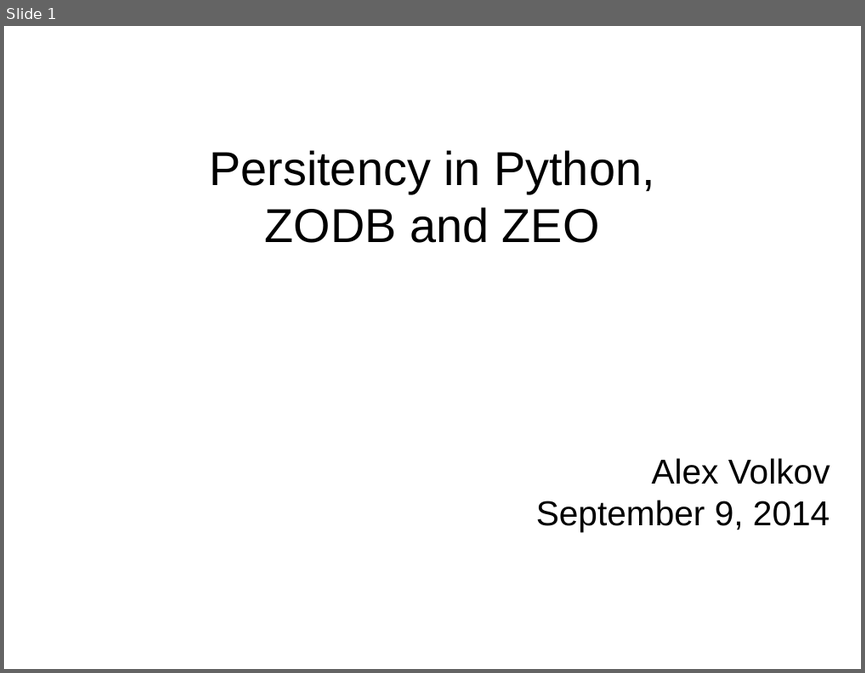
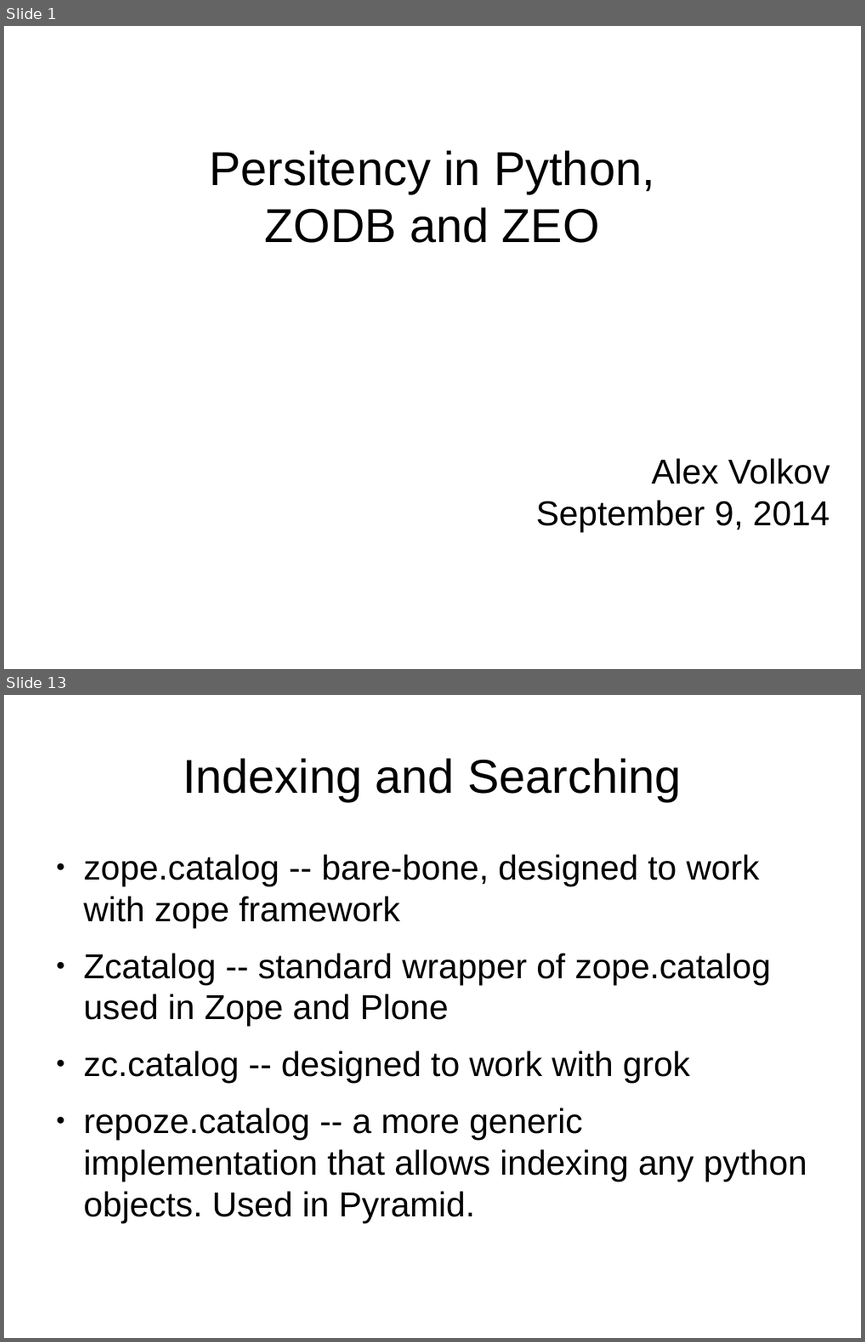
Before and after one commit to avolkov/ZODB-talk, a slide deck: media/presentation.odp. Shown one above the other, each under a label of ours: slide 1 before the commit, slides 1 and 13 after it; the slides between them are not shown. The pictures are 865x673 and 865x1342 pixels, drawn with LibreOffice and Linux fonts; fonts in the diff are those of the drawing. Boxes give left, top, right and bottom in pixels: in the first picture for what was removed or moved away, otherwise in the second. Text is boxed around its words. In the diff, an @@ line names an element or a change of style, - is before the commit and + after.

Commit message:
Working on presentation slides.

```diff
--- a/media/presentation.odp
+++ b/media/presentation.odp
@@ slide 13 added at (4,695,861,1338), background #FFFFFF @@
@@ title added at (182,758,681,801), 44 pt, text #000000 @@
+Indexing and Searching
@@ text added at (84,854,807,1222), 32 pt, text #000000 @@
+● zope.catalog -- bare-bone, designed to work with zope framework
+● Zcatalog -- standard wrapper of zope.catalog used in Zope and Plone
+● zc.catalog -- designed to work with grok
+● repoze.catalog -- a more generic implementation that allows indexing any python objects. Used in Pyramid.
```
Also in this commit, not shown: 16 other slides added, 2 other files.
